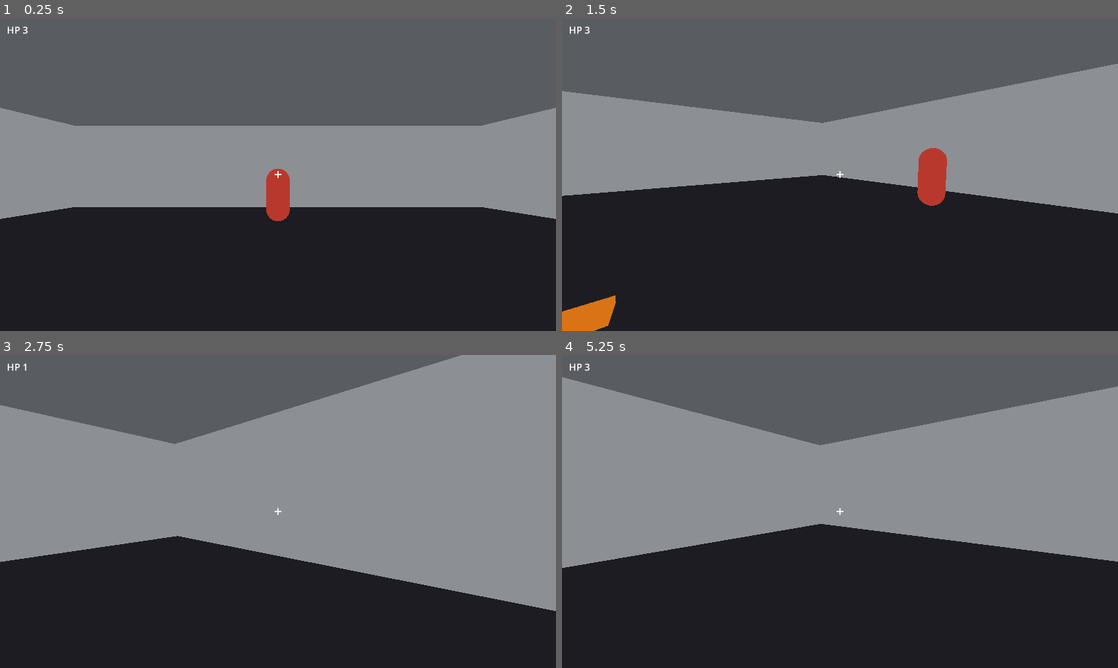
Above: before the commit, frames 1-4 (two rows, left to right).
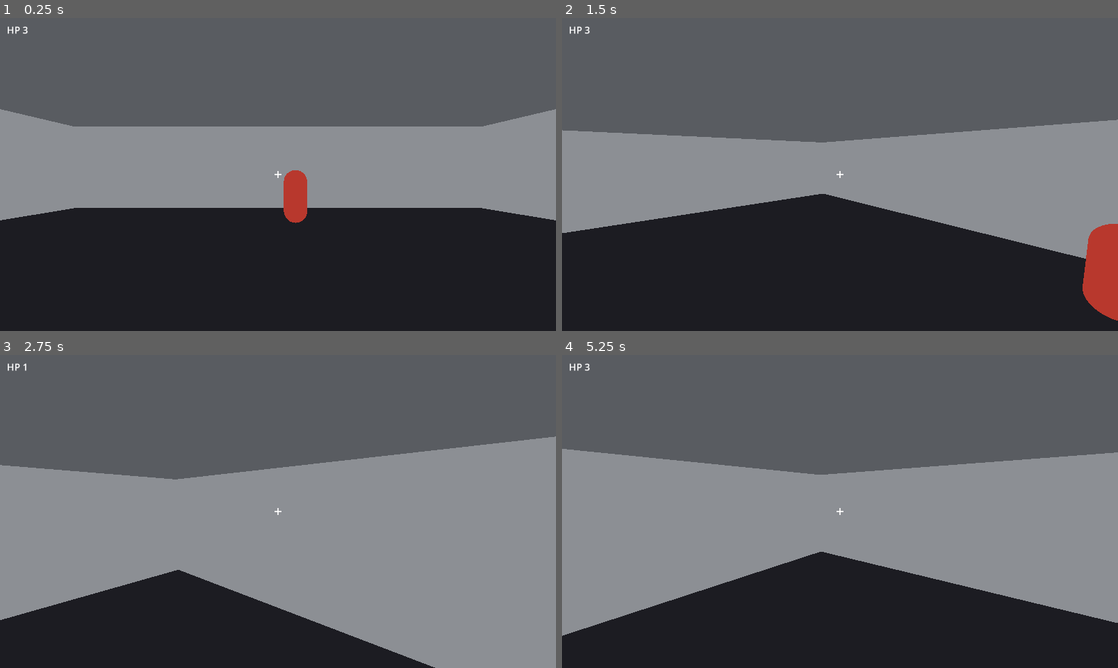
Above: after the commit, the same moments.

Repository: zachmofo/fps-studio
Game: Godot game, scene res://scenes/main.tscn
The game is run twice, just before and just after one commit, with the same random seed, the same clock (stepped at 60 frames per second) and the same inputs.
Inputs (mouse positions are in pixels of both pictures, inside the frame that each line leads up to):
- Up to frame 1 (0.25 s): no input
- Up to frame 2 (1.5 s): move the mouse to (962, 158) at 0.52 s; press the mouse at (962, 158) at 0.53 s; hold D (move_right) 0.53-1.28 s; tap Space (jump, bound only after the commit) at 0.77, 0.8, 1.07, 1.35 s; move the mouse to (812, 174) at 1.27 s; release the mouse at (812, 174) at 1.28 s; hold W (move_forward) from 1.28 s (still down)
- Up to frame 3 (2.75 s): keep holding W (move_forward); tap Space (jump, bound only after the commit) at 1.52, 1.82, 2.3 s; click (250, 511) at 1.55 s; move the mouse to (289, 505) at 2.02 s; press the mouse at (289, 505) at 2.03 s
- Up to frame 4 (5.25 s): keep holding W (move_forward); move the mouse to (834, 517) at 2.77 s; release the mouse at (834, 517) at 2.78 s; click (834, 517) at 2.85 s; tap Space (jump, bound only after the commit) at 3.02, 3.32, 3.6, 3.77, 4.07, 4.52, 4.82 s; move the mouse to (878, 514) at 3.52 s; tap Enter at 4.25 s; move the mouse to (795, 508) at 4.27 s; click (795, 508) at 4.35 s; move the mouse to (845, 511) at 5.02 s; press the mouse at (845, 511) at 5.03 s

The runs differ from the first frame. In frame 1, 1.5% of the frame differs, in the area x 0-100%, y 28-66%; in frame 2, 23%; in frame 3, 38%, in the area x 0-100%, y 0-100%; in frame 4, 30%.

Commit message:
I-3: space jump, strafing dummy, cheaper corners

Diff:
--- a/project.godot
+++ b/project.godot
@@ -11,7 +11,7 @@
 [application]
 
 config/name="Iron Saint"
-config/description="FPS Studio Iron Saint I-1: shoot a dummy, take damage, die, respawn."
+config/description="FPS Studio Iron Saint I-3: walk, jump, look, shoot a walking dummy."
 run/main_scene="res://scenes/main.tscn"
 config/features=PackedStringArray("4.3", "GL Compatibility")
 config/icon="res://icon.svg"
@@ -53,6 +53,11 @@
 "events": [Object(InputEventMouseButton,"resource_local_to_scene":false,"resource_name":"","device":-1,"window_id":0,"a …(253 unchanged characters)…
 ]
 }
+jump={
+"deadzone": 0.5,
+"events": [Object(InputEventKey,"resource_local_to_scene":false,"resource_name":"","device":-1,"window_id":0,"alt_pressed":false,"shift_pressed":false,"ctrl_pressed":false,"meta_pressed":false,"pressed":false,"keycode":0,"physical_keycode":32,"key_label":0,"unicode":32,"location":0,"echo":false,"script":null)
+]
+}
 
 [physics]
 
--- a/scenes/dummy.tscn
+++ b/scenes/dummy.tscn
@@ -15,9 +15,10 @@
 radius = 0.4
 height = 1.8
 
-[node name="Dummy" type="StaticBody3D"]
+[node name="Dummy" type="CharacterBody3D"]
 collision_layer = 4
-collision_mask = 3
+collision_mask = 1
+floor_snap_length = 0.15
 script = ExtResource("1_dummy")
 
 [node name="MeshInstance3D" type="MeshInstance3D" parent="."]
--- a/scenes/player.tscn
+++ b/scenes/player.tscn
@@ -3,12 +3,14 @@
 [ext_resource type="Script" path="res://scripts/player.gd" id="1_player"]
 
 [sub_resource type="CapsuleShape3D" id="CapsuleShape3D_player"]
-radius = 0.4
+radius = 0.35
 height = 1.8
 
 [node name="Player" type="CharacterBody3D"]
 collision_layer = 2
 collision_mask = 5
+safe_margin = 0.08
+floor_snap_length = 0.2
 script = ExtResource("1_player")
 
 [node name="CollisionShape3D" type="CollisionShape3D" parent="."]
--- a/scripts/dummy.gd
+++ b/scripts/dummy.gd
@@ -1,4 +1,4 @@
-extends StaticBody3D
+extends CharacterBody3D
 
 const MAX_HP := 3
 const FIRE_INTERVAL := 1.0
@@ -6,11 +6,15 @@
 const BASE_COLOR := Color(0.72, 0.22, 0.18)
 const FLASH_COLOR := Color(1, 1, 1)
 const FLASH_SEC := 0.22
+const WALK_SPEED := 2.4
+const PATROL_X := 6.0
 
 var hp: int = MAX_HP
 var _alive: bool = true
 var _acc: float = 0.0
 var _was_captured: bool = false
+var _home: Vector3 = Vector3.ZERO
+var _dir: float = 1.0
 
 @onready var _mesh: MeshInstance3D = $MeshInstance3D
 @onready var _col: CollisionShape3D = $CollisionShape3D
@@ -18,6 +22,7 @@
 
 func _ready() -> void:
 	add_to_group("dummy")
+	_home = global_position
 	_mesh.set_surface_override_material(0, null)
 	_set_albedo(BASE_COLOR)
 
@@ -33,6 +38,7 @@
 
 func _die() -> void:
 	_alive = false
+	velocity = Vector3.ZERO
 	_mesh.visible = false
 	_col.disabled = true
 
@@ -41,7 +47,10 @@
 	hp = MAX_HP
 	_alive = true
 	_acc = 0.0
+	_dir = 1.0
 	_was_captured = Input.mouse_mode == Input.MOUSE_MODE_CAPTURED
+	global_position = _home
+	velocity = Vector3.ZERO
 	_mesh.visible = true
 	_col.disabled = false
 	_set_albedo(BASE_COLOR)
@@ -50,6 +59,17 @@
 func _physics_process(delta: float) -> void:
 	if not _alive:
 		return
+	var gravity: float = float(ProjectSettings.get_setting("physics/3d/default_gravity"))
+	if not is_on_floor():
+		velocity.y -= gravity * delta
+	if global_position.x > PATROL_X:
+		_dir = -1.0
+	elif global_position.x < -PATROL_X:
+		_dir = 1.0
+	velocity.x = _dir * WALK_SPEED
+	velocity.z = 0.0
+	move_and_slide()
+
 	var captured: bool = Input.mouse_mode == Input.MOUSE_MODE_CAPTURED
 	if captured and not _was_captured:
 		_acc = 0.0
--- a/scripts/main.gd
+++ b/scripts/main.gd
@@ -3,7 +3,7 @@
 const SPAWN_LIFT := 0.05
 
 @onready var _player: CharacterBody3D = $Player
-@onready var _dummy: StaticBody3D = $Dummy
+@onready var _dummy: CharacterBody3D = $Dummy
 @onready var _spawn: MeshInstance3D = $SpawnMarker
 
 
--- a/scripts/player.gd
+++ b/scripts/player.gd
@@ -1,6 +1,6 @@
 extends CharacterBody3D
 
-## I-1: walk/look plus hitscan fire, 3 HP, die/respawn.
+## I-3: walk/look/jump, hitscan, 3 HP, die/respawn.
 
 signal died
 
@@ -11,6 +11,7 @@
 
 @export var mouse_sensitivity: float = 0.0025
 @export var walk_speed: float = 5.0
+@export var jump_velocity: float = 5.4
 
 @onready var _camera: Camera3D = $Camera3D
 @onready var _hp_label: Label = $Hud/HpLabel
@@ -138,4 +139,7 @@
 		velocity.x = 0.0
 		velocity.z = 0.0
 
+	if is_on_floor() and Input.is_action_just_pressed("jump"):
+		velocity.y = jump_velocity
+
 	move_and_slide()
Not shown, changed: CHANGELOG.md
Not shown, changed: README.md
